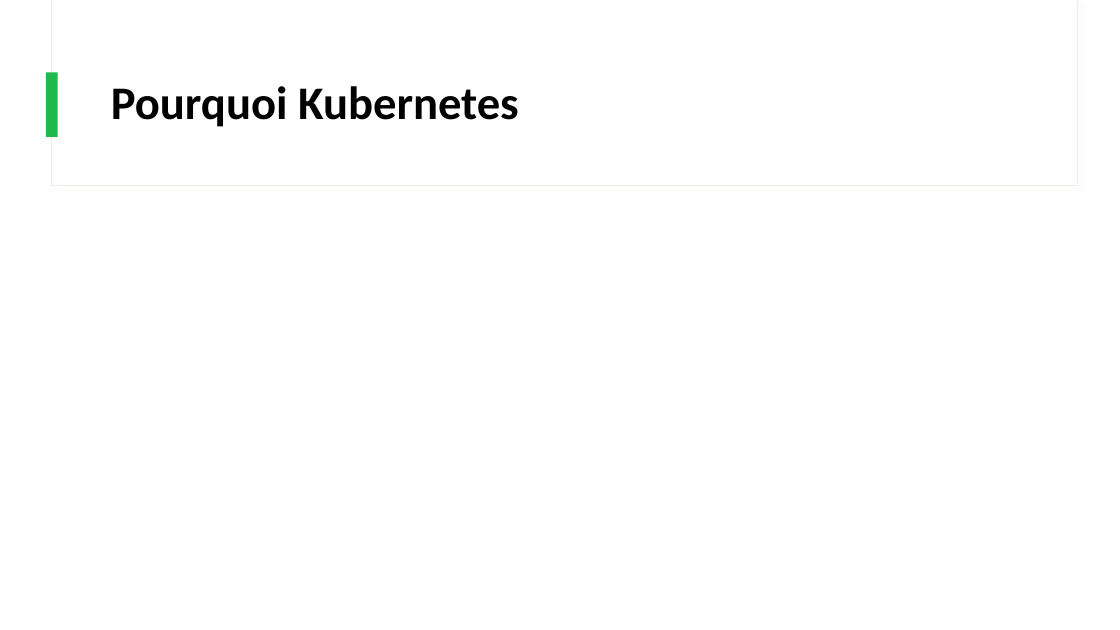
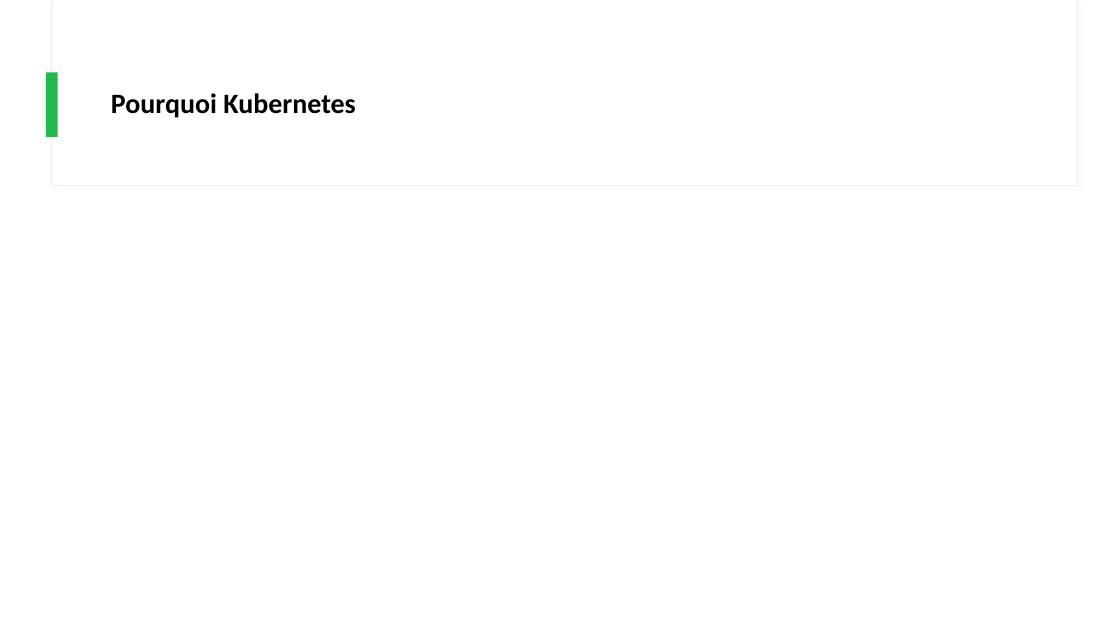
Before and after one commit to IPSSIASIDEV2/Jedy-DockerKubernetes-Formation, a slide deck: slide 31 of Cours/Cours.pptx. Drawn at 1120x630 pixels with LibreOffice and Linux fonts; fonts in the diff are those of the drawing. Boxes give left, top, right and bottom in pixels: in the first picture for what was removed or moved away, otherwise in the second. Text is boxed around its words. In the diff, an @@ line names an element or a change of style, - is before the commit and + after.

```diff
--- a/Cours/Cours.pptx
+++ b/Cours/Cours.pptx
@@ title "Pourquoi Kubernetes" at (111, 93, 356, 118): size 40 to 24 pt @@
```
Also in this commit, not shown: 6 other slides changed, 2 slides added, 1 slide removed.
